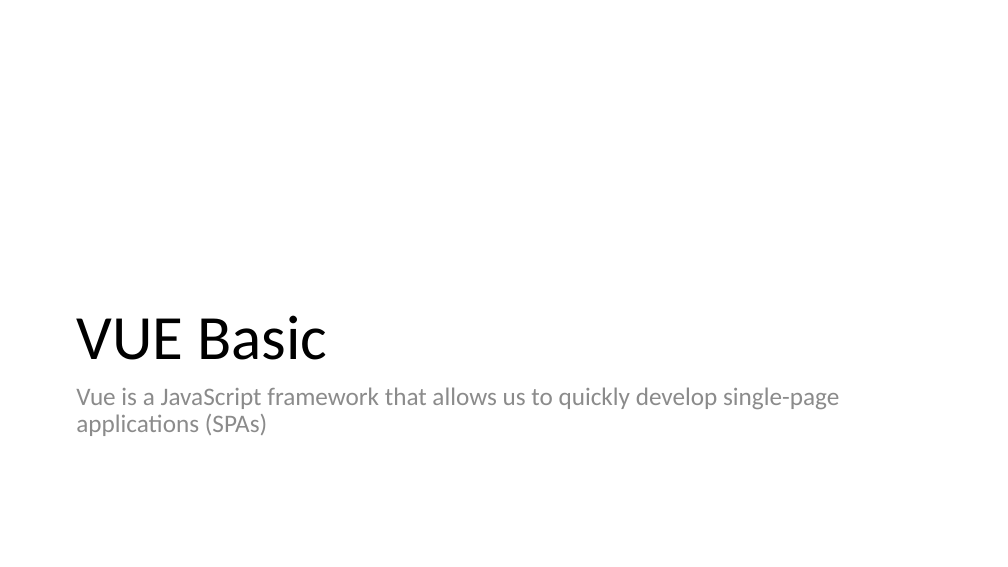
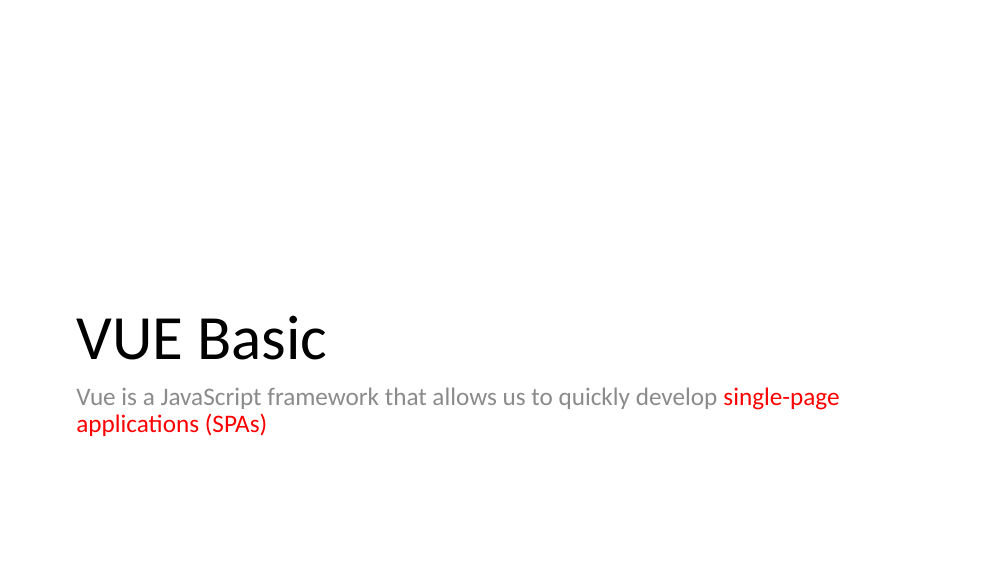
Before and after one commit to michael-ouyang-projects/vue3-practice, a slide deck: slide 7 of VUE3.pptx. Drawn at 1008x567 pixels with LibreOffice and Linux fonts; fonts in the diff are those of the drawing. Boxes give left, top, right and bottom in pixels: in the first picture for what was removed or moved away, otherwise in the second. Text is boxed around its words. In the diff, an @@ line names an element or a change of style, - is before the commit and + after.

Commit message:
update ppt

```diff
--- a/VUE3.pptx
+++ b/VUE3.pptx
@@ text "Vue is a JavaScript framework ..." at box(76, 387, 839, 436): text colour #8C8C8C to #FF0000 in "single-page applications (SPAs)" @@
```
Also in this commit, not shown: 5 slides added.
